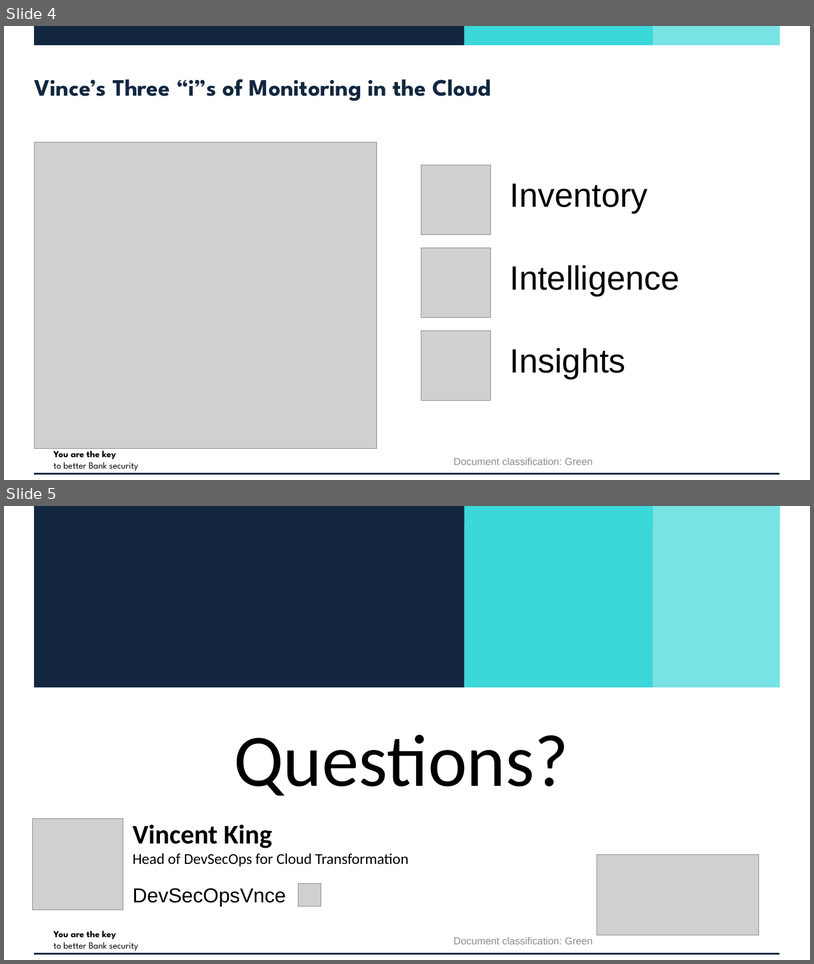
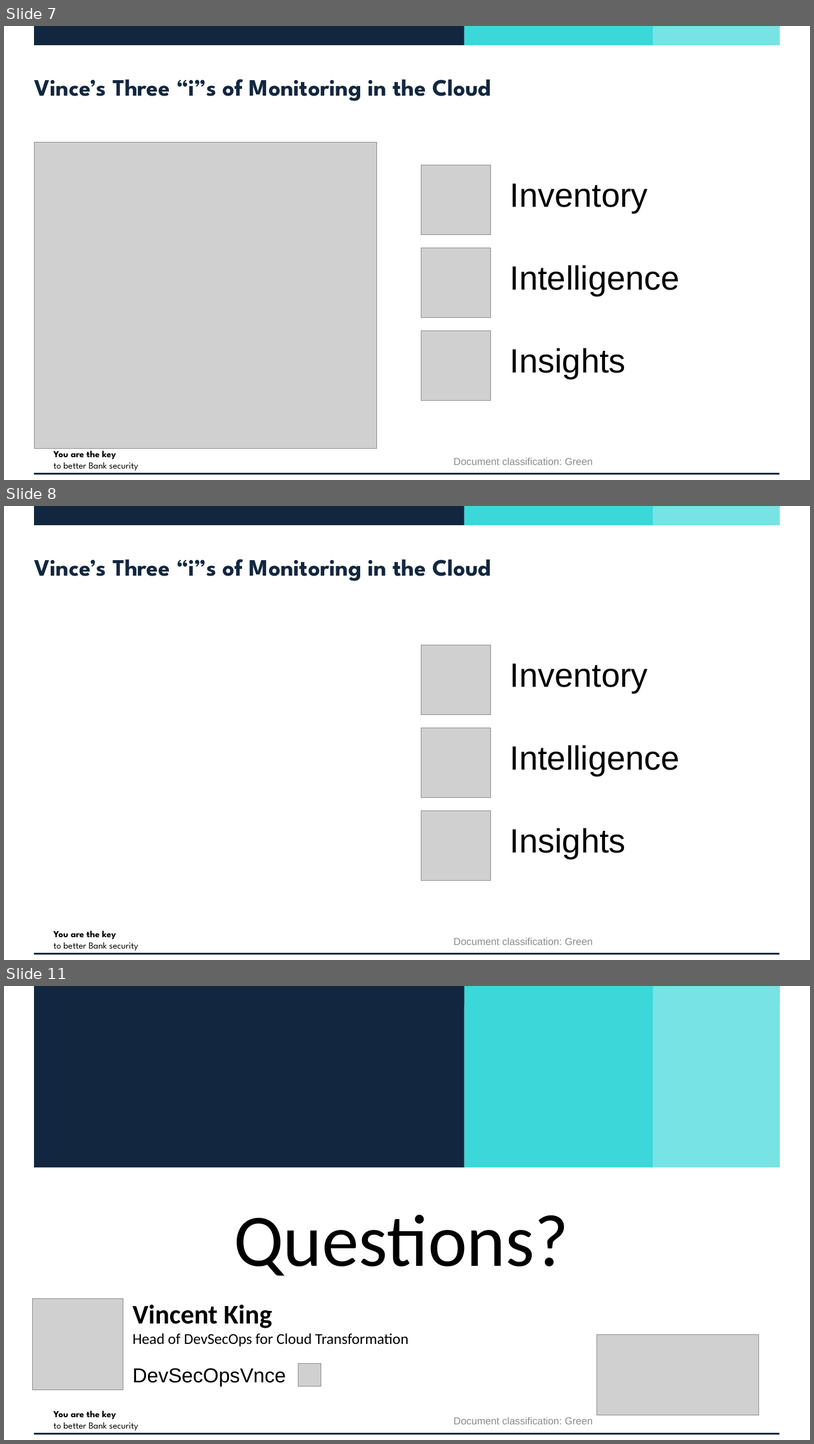
Before and after one commit to vincentjking/Presentations, a slide deck: 202301 - BCS/DevSecOps - The True Cost of Secure Transformation.pptx. Shown one above the other, each under a label of ours: slides 4 and 5 before the commit, slides 7, 8 and 11 after it; the slides between them are not shown. The pictures are 814x964 and 814x1444 pixels, drawn with LibreOffice and Linux fonts; fonts in the diff are those of the drawing; grey boxes stand for pictures; background and template pictures are left out. Boxes give left, top, right and bottom in pixels: in the first picture for what was removed or moved away, otherwise in the second. Text is boxed around its words. In the diff, an @@ line names an element or a change of style, - is before the commit and + after.

```diff
--- a/202301 - BCS/DevSecOps - The True Cost of Secure Transformation.pptx
+++ b/202301 - BCS/DevSecOps - The True Cost of Secure Transformation.pptx
@@ slide 8 added at (4, 506, 810, 960), background #FFFFFF; not listed: 5 template elements that a slide beside it also shows @@
@@ title added at (34, 559, 491, 581), 28 pt, text #12273F, bold @@
+Vince’s Three “i”s of Monitoring in the Cloud
@@ picture added at (422, 645, 491, 714) @@
@@ text added at (510, 663, 648, 693), 40 pt, text #000000 @@
+Inventory
@@ picture added at (422, 727, 491, 797) @@
@@ text added at (510, 745, 680, 775), 40 pt, text #000000 @@
+Intelligence
@@ picture added at (422, 810, 491, 880) @@
@@ text added at (510, 828, 626, 858), 40 pt, text #000000 @@
+Insights
@@ text added at (454, 937, 593, 945), 12 pt, text #8C8C8C @@
+Document classification: Green
@@ what was slide 4 is now slide 7 @@
@@ what was slide 5 is now slide 11 @@
```
Also in this commit, not shown: 2 slides changed, 5 other slides added.
